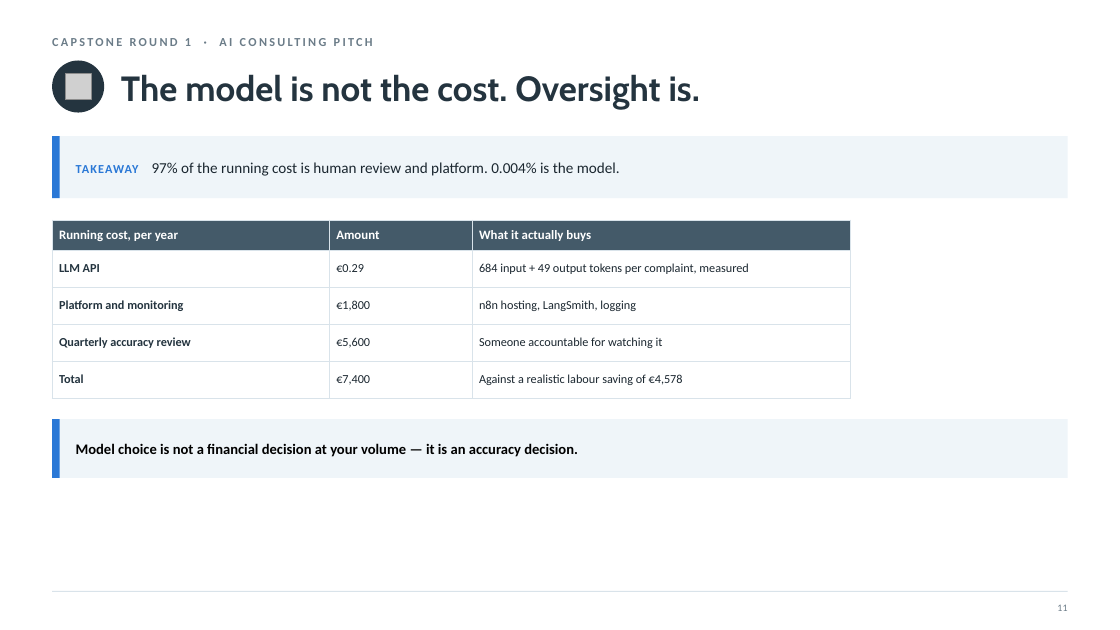
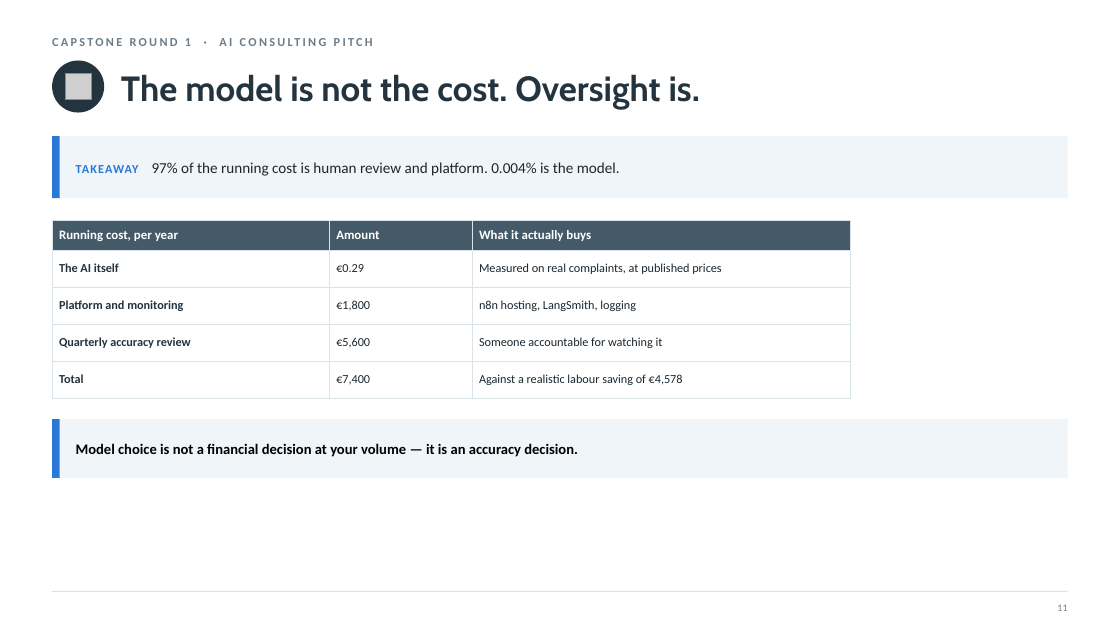
Before and after one commit to nyelugo/PROJECT-Capstone-AI-Consulting, a slide deck: slide 12 of presentation/round1_pitch.pptx. Drawn at 1120x630 pixels with LibreOffice and Linux fonts; fonts in the diff are those of the drawing; grey boxes stand for pictures. Boxes give left, top, right and bottom in pixels: in the first picture for what was removed or moved away, otherwise in the second. Text is boxed around its words. In the diff, an @@ line names an element or a change of style, - is before the commit and + after.

```diff
--- a/presentation/round1_pitch.pptx
+++ b/presentation/round1_pitch.pptx
@@ table at (52, 220, 850, 389) @@
-row 2, column 1: LLM API
+row 2, column 1: The AI itself
-row 2, column 3: 684 input + 49 output tokens per complaint, measured
+row 2, column 3: Measured on real complaints, at published prices
```
Also in this commit, not shown: 3 other slides changed, 2 other files.
